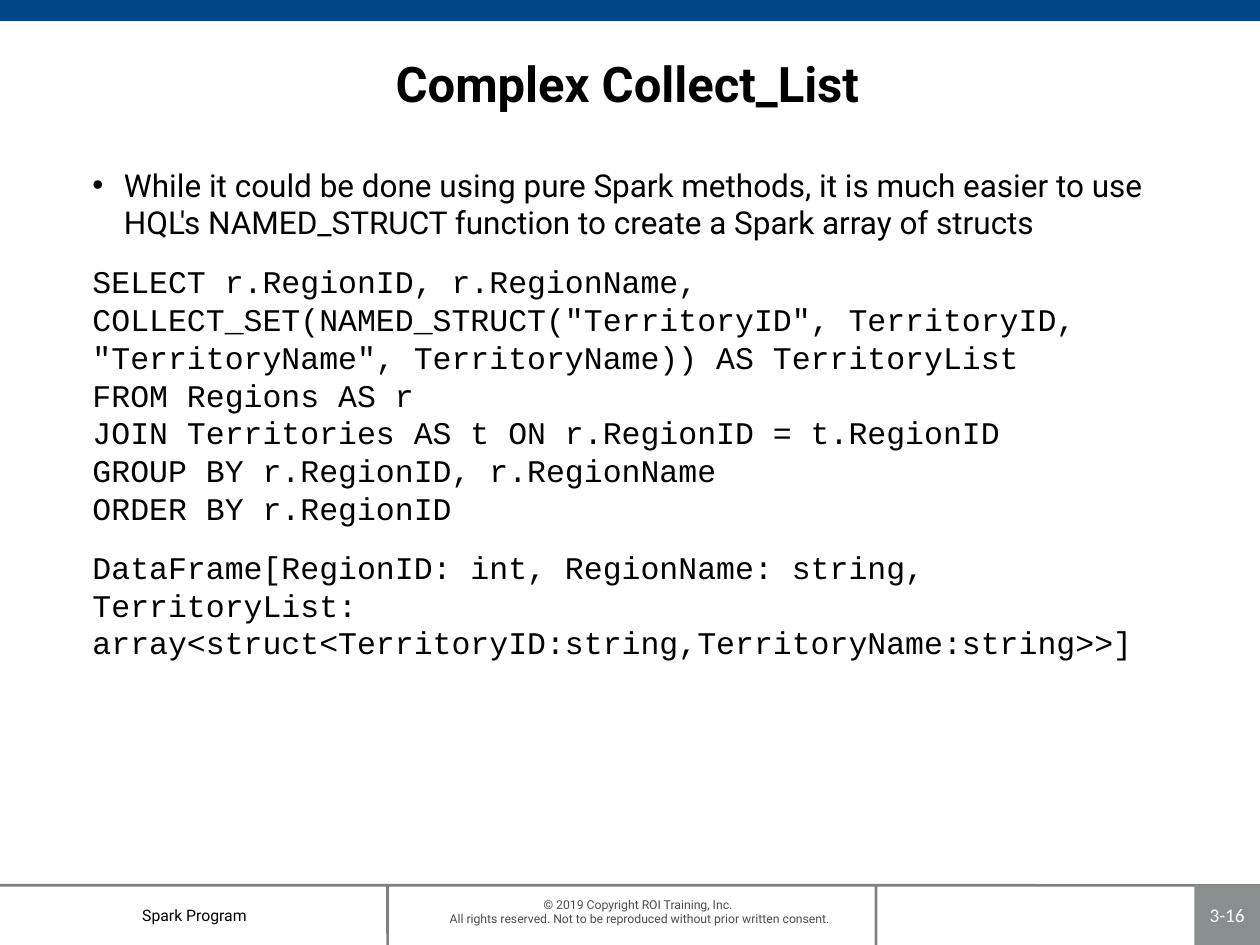
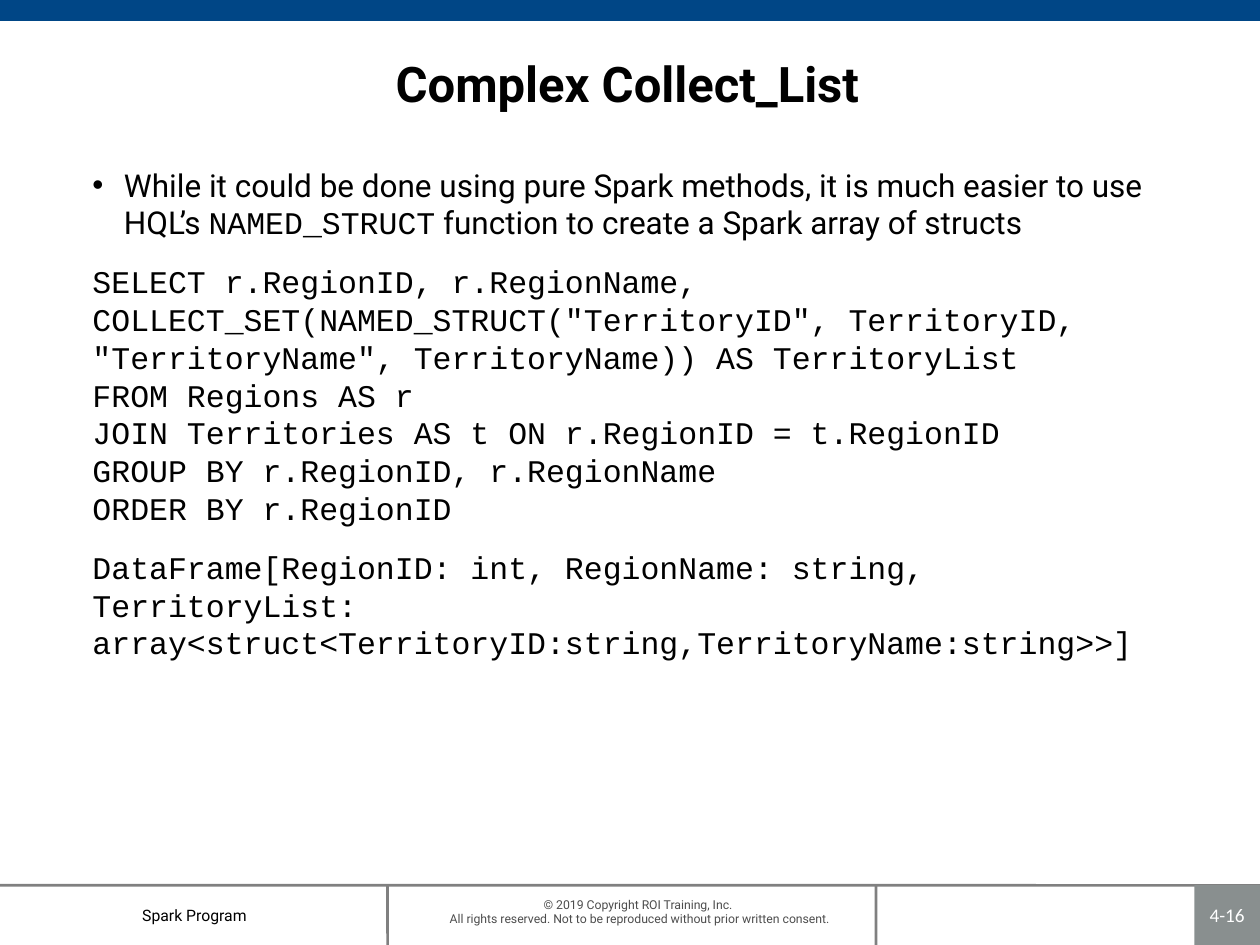
Before and after one commit to roitraining/SparkProgram, a slide deck: slide 16 of Day3/Ch04_SparkSQL.pptx. Drawn at 1260x945 pixels with LibreOffice and Linux fonts; fonts in the diff are those of the drawing; background and template pictures are left out. Boxes give left, top, right and bottom in pixels: in the first picture for what was removed or moved away, otherwise in the second. Text is boxed around its words. In the diff, an @@ line names an element or a change of style, - is before the commit and + after.

```diff
--- a/Day3/Ch04_SparkSQL.pptx
+++ b/Day3/Ch04_SparkSQL.pptx
@@ text at box(124, 173, 1142, 241): text changed @@
-• While it could be done using pure Spark methods, it is much easier to use HQL's NAMED_STRUCT function to create a Spark array of structs
+• While it could be done using pure Spark methods, it is much easier to use HQL’s NAMED_STRUCT function to create a Spark array of structs
@@ page number at box(1210, 909, 1245, 922): text changed @@
-3-16
+4-16
```
Also in this commit, not shown: 17 other slides changed, 1 other file.
